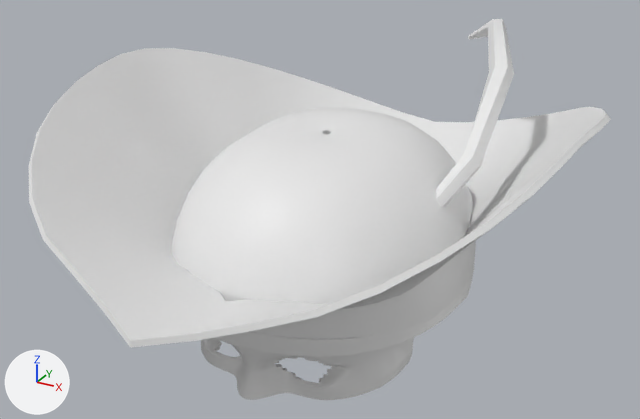
The glTF model assets/models/creator/armor/Female_Armor_Carmesi_head.gltf as it was, and as the next commit left it.
Camera for both pictures: a camera (50 mm lens) standing at (0.292, -0.531, 2.005) and looking at (0.0, -0.001, 1.739). Every picture has the same lights, and +X, +Y and +Z are marked at lower left. The first picture is the older version. Vertices at exactly the same position are counted once.

The first picture shows 'Female_Armor_Carmesi_head'.
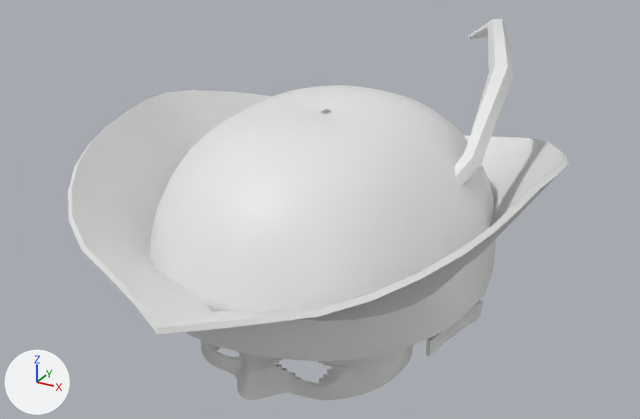
What differs and where, as boxes [x1, y1, x2, y2] in the pictures (640 x 419 px; the box of a moved part takes in the faces that stretch with it):
'Female_Armor_Carmesi_head', reshaped (14% narrower): before [29, 19, 611, 400]; after [68, 19, 568, 400]
part 1 of me_female_armor_carmesi_head, moved or reshaped (mostly hidden afterwards): before [215, 260, 475, 357]; after [185, 285, 488, 361]
part 2 of me_female_armor_carmesi_head, moved or reshaped: before [202, 108, 476, 339]; after [149, 85, 483, 357]

The change, as a list of edits to the scene's bpy script:
```text
Change me_female_armor_carmesi_head:
    used by ob_female_armor_carmesi_head; location = (0.0, 0.0, 0.0)
    remove me_female_armor_carmesi_head.from_pydata(...)  # 5862 vertices, 11716 faces; spans x -0.192..0.192, y -0.217..0.225, z 1.636..1.864
    add me_female_armor_carmesi_head.from_pydata(...)  # 6222 vertices, 12432 faces; spans x -0.169..0.169, y -0.194..0.202, z 1.636..1.864
    me_female_armor_carmesi_head part 1: the loose piece of 246 vertices spanning x -0.11..0.11, y -0.124..0.146, z 1.68..1.705 is multiplied about its middle by the matrix ((1.113, 0.0, 0.0), (0.0, 1.1, -0.003), (0.0, 0.0, 1.048)), then moved by (0.0, 0.0, 0.006)
    me_female_armor_carmesi_head part 2: 867 vertices moved from x -0.192..0.192, y -0.217..0.225, z 1.683..1.832 to x -0.169..0.169, y -0.194..0.202, z 1.652..1.817; 275 vertices removed from x -0.105..0.106, y -0.123..0.144, z 1.683..1.8; 635 vertices added at x -0.122..0.116, y -0.123..0.159, z 1.652..1.817
```
